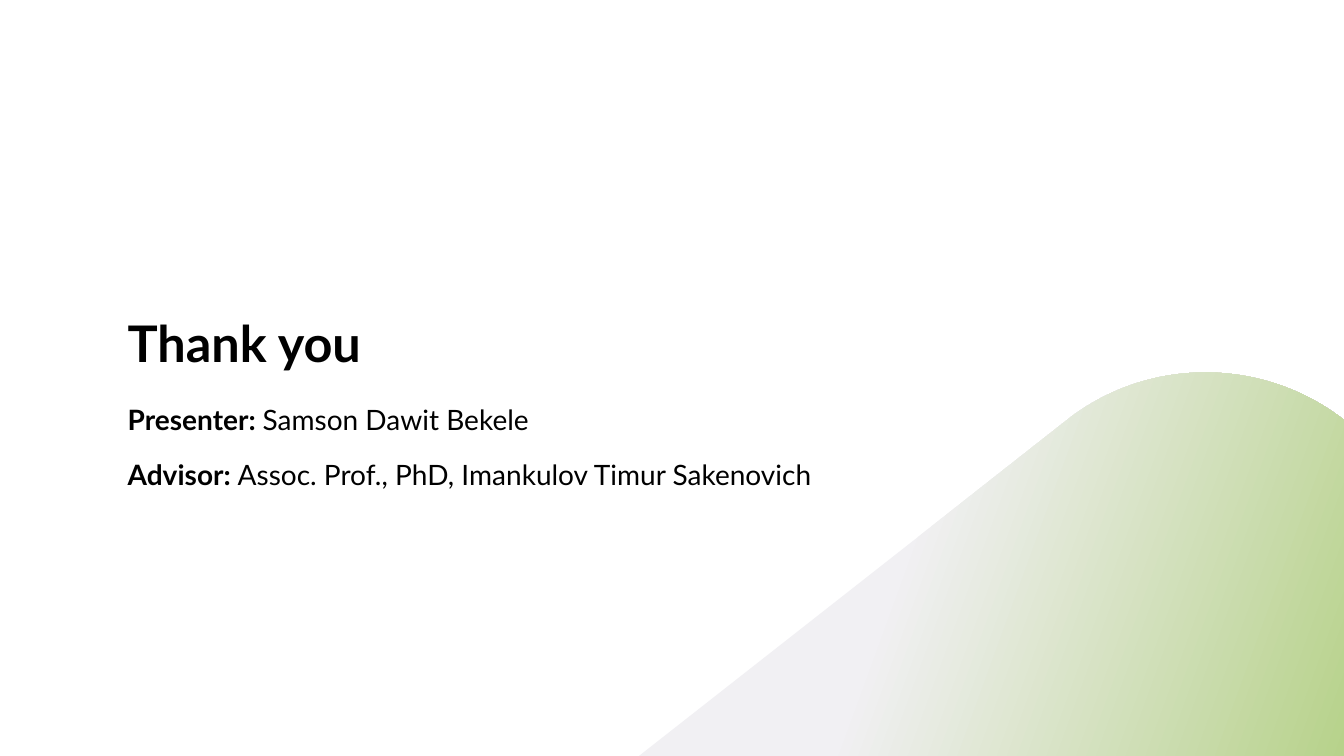
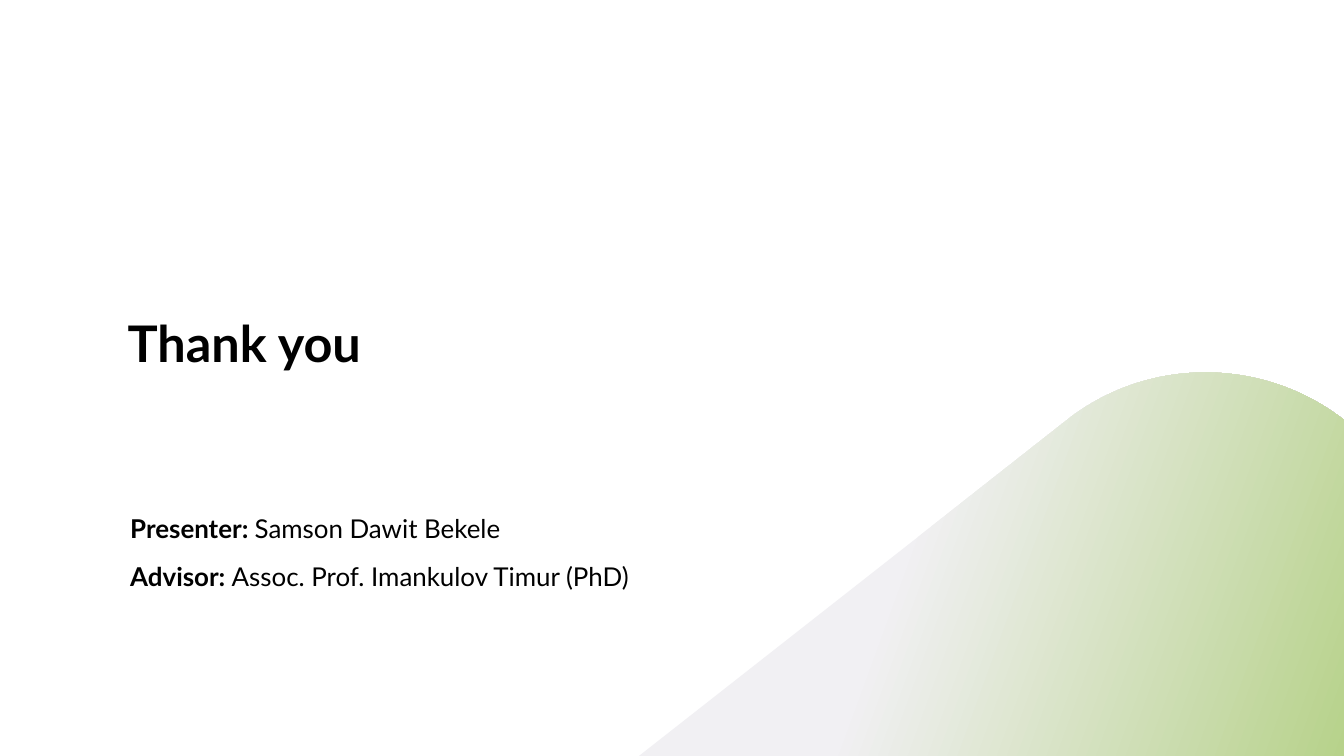
Before and after one commit to samsondawit/student-success, a slide deck: slide 7 of GUI/Concept presentation.pptx (slide 8 before the commit). Drawn at 1344x756 pixels with LibreOffice and Linux fonts; fonts in the diff are those of the drawing. Boxes give left, top, right and bottom in pixels: in the first picture for what was removed or moved away, otherwise in the second. Text is boxed around its words. In the diff, an @@ line names an element or a change of style, - is before the commit and + after.

```diff
--- a/GUI/Concept presentation.pptx
+++ b/GUI/Concept presentation.pptx
@@ subtitle "Presenter: Samson Dawit Bekele" moved from (x1=128, y1=409, x2=812, y2=489) to (x1=130, y1=519, x2=629, y2=590) @@
@@ subtitle at (x1=130, y1=519, x2=500, y2=539): size 20 to 18.5 pt in "Presenter: Samson Dawit Bekele"; line spacing 1.2 to 1.1 @@
@@ subtitle at (x1=130, y1=566, x2=629, y2=590): text changed; size 20 to 18.5 pt @@
-Advisor: Assoc. Prof., PhD, Imankulov Timur Sakenovich
+Advisor: Assoc. Prof. Imankulov Timur (PhD)
```
Also in this commit, not shown: 2 other slides changed, 4 slides added, 5 slides removed.
